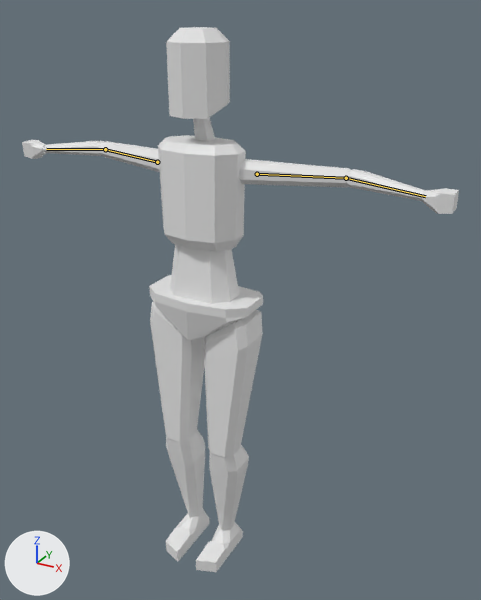
A saved change to the glTF model template_psx_charter_2.0_godot_example/animations/template_psx_charter.glb.
Both versions are drawn from a 50 mm camera at (1.181, -1.876, 2.08) aimed at (0.16, -0.021, 1.152). Arrows for +X, +Y and +Z are at lower left; the lights stay in place. The older version comes first. The bones that change are drawn over the model as lines.
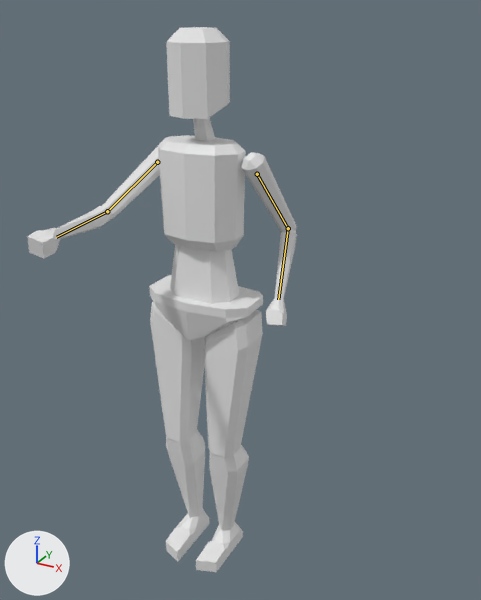
The newer file adds an action. The first version stands in its rest pose; the second is drawn at frame 12 of the action 'charge_shot_arms_only'.

Boxes [x1, y1, x2, y2] around the edits, measured in the pictures (481 x 600 px):
```json
{"object": "Cube.007", "change": "posed", "before": [239, 159, 351, 187], "after": [241, 152, 297, 232]}
{"object": "Cube.013", "change": "posed", "before": [100, 141, 160, 172], "after": [103, 147, 160, 221], "on screen": "134% taller"}
{"object": "Cube.008", "change": "posed", "before": [345, 169, 425, 201], "after": [275, 229, 297, 299], "on screen": "72% narrower, 115% taller"}
{"object": "Cube.014", "change": "posed", "before": [43, 141, 104, 156], "after": [57, 205, 111, 239], "on screen": "11% narrower, 119% taller"}
{"object": "Cube.009", "change": "posed", "before": [422, 188, 459, 214], "after": [266, 298, 287, 326], "on screen": "42% narrower, 7% taller"}
{"object": "Cube.015", "change": "posed", "before": [22, 140, 46, 159], "after": [27, 228, 61, 259]}
{"bone": "upper_arm.L", "before": "(257, 174) to (346, 178)", "after": "(257, 174) to (288, 228)"}
{"bone": "forearm.L", "before": "(346, 178) to (425, 196)", "after": "(288, 228) to (278, 299)"}
{"bone": "upper_arm.R", "before": "(157, 162) to (105, 149)", "after": "(157, 162) to (107, 211)"}
{"bone": "forearm.R", "before": "(105, 149) to (46, 149)", "after": "(107, 211) to (56, 237)"}
```

Scene script edits in JSON lines:
```json
{"block": "bone_upper_arm_l", "where": "bone_upper_arm_l = bpy.data.objects['metarig'].pose.bones['upper_arm.L']  # child of 'shoulder.L'"}
{"op": "set", "path": "bone_upper_arm_l.rotation_quaternion", "old": "(1.0, 0.0, 0.0, 0.0)", "new": "(0.764, -0.172, 0.181, -0.594)", "note": "degrees (0, 0, 0) -> degrees (-29, 4, -77)"}
{"block": "bone_forearm_l", "where": "bone_forearm_l = bpy.data.objects['metarig'].pose.bones['forearm.L']  # child of 'upper_arm.L'"}
{"op": "set", "path": "bone_forearm_l.rotation_quaternion", "old": "(1.0, 0.0, 0.0, 0.0)", "new": "(0.9, 0.417, 0.0, -0.128)", "note": "degrees (0, 0, 0) -> degrees (49, 6, -13)"}
{"block": "bone_upper_arm_r", "where": "bone_upper_arm_r = bpy.data.objects['metarig'].pose.bones['upper_arm.R']  # child of 'shoulder.R'"}
{"op": "set", "path": "bone_upper_arm_r.rotation_quaternion", "old": "(1.0, 0.0, 0.0, 0.0)", "new": "(0.586, 0.542, 0.295, 0.525)", "note": "degrees (0, 0, 0) -> degrees (76, -13, 74)"}
{"block": "bone_forearm_r", "where": "bone_forearm_r = bpy.data.objects['metarig'].pose.bones['forearm.R']  # child of 'upper_arm.R'"}
{"op": "set", "path": "bone_forearm_r.rotation_quaternion", "old": "(1.0, 0.0, 0.0, 0.0)", "new": "(1.0, 0.02, 0.0, 0.006)", "note": "degrees (0, 0, 0) -> degrees (2, 0, 1)"}
```
